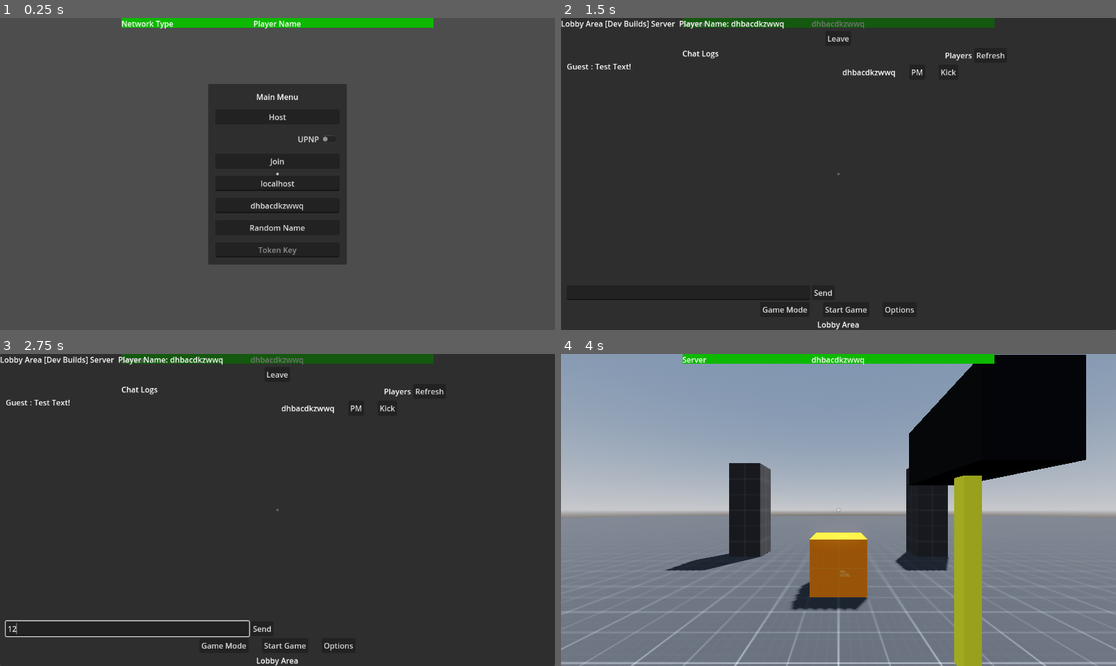
Above: before the commit, frames 1-4 (two rows, left to right).
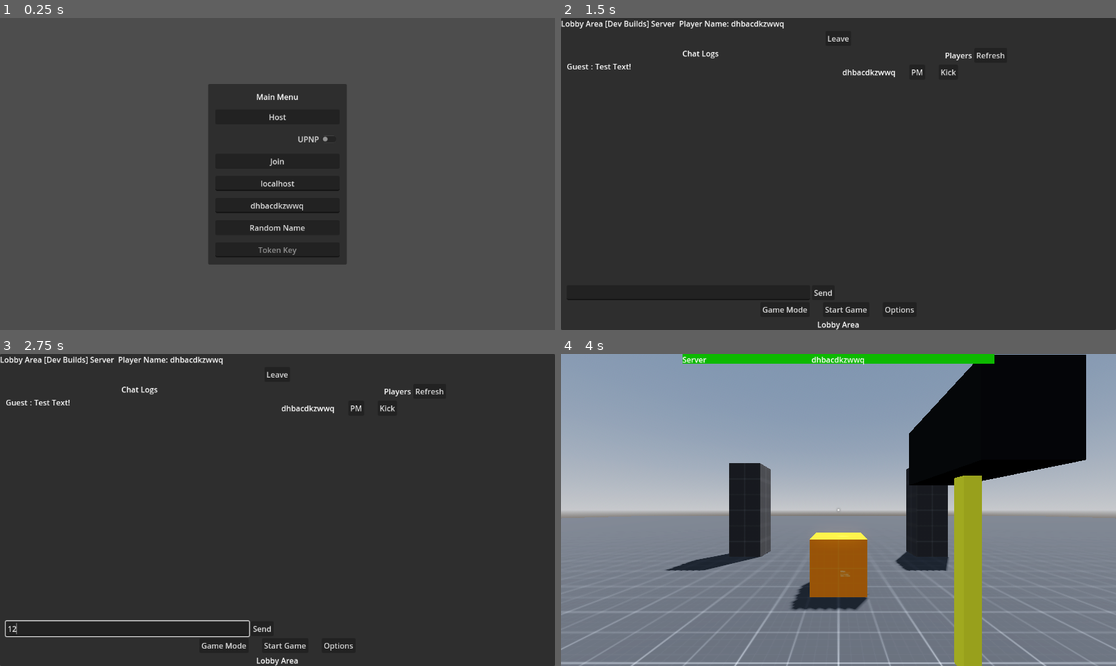
Above: after the commit, the same moments.

Repository: Lightnet/craftgd
Game: Godot game, scene res://maps/main.tscn
Two runs of this game, one before a commit and one after it. Both use one fixed random seed, a clock stepped at 60 frames per second and the inputs below.
Inputs (mouse positions are in pixels of both pictures, inside the frame that each line leads up to):
- Up to frame 1 (0.25 s): no input
- Up to frame 2 (1.5 s): click (838, 248) at 0.52 s; type "12" at 0.6 s; click "Host" at 1.25 s
- Up to frame 3 (2.75 s): click (127, 628) at 2.02 s; type "12" at 2.1 s
- Up to frame 4 (4 s): click "Refresh" at 2.75 s; click "Start Game" at 3.5 s

The runs differ from the first frame. In frame 1, 1.8% of the frame differs, in the area x 21-79%, y 0-51%; in frame 2, 1.6%; in frame 3, 1.6%; in frame 4, nothing differs.

Commit message:
clean up code
handle disconnect event and return main menu.

Diff:
--- a/lobby/game_lobby.gd
+++ b/lobby/game_lobby.gd
@@ -20,13 +20,10 @@
 var playercount = 0
 var oldplayercount = 0
 
-
 # Called when the node enters the scene tree for the first time.
-func _ready():
+#func _ready():
 	#getPlayerList()
-	#setup_connection()
-	pass # Replace with function body.
-
+	#pass
 
 # Called every frame. 'delta' is the elapsed time since the previous frame.
 func _process(_delta):
@@ -38,25 +35,6 @@
 		getPlayerList()
 	pass
 
-func setup_connection():
-	print("Hello SET LOBBY CONNECTION")
-	#get_tree().peer
-
-	#print("has_multiplayer_peer: ",multiplayer.has_multiplayer_peer())
-	#if multiplayer.has_multiplayer_peer() == true:
-		#multiplayer.peer_connected.connect(_player_connected)
-		#multiplayer.peer_disconnected.connect(_player_disconnected)
-	pass
-
-func _player_connected(_id):
-	#update player list
-	print("LOBBY ADDED ID?", _id)
-	getPlayerList()
-
-func _player_disconnected(_id):
-	#update player list
-	getPlayerList()
-
 #@rpc("any_peer")
 func getPlayerList():
 	if UIPlayerlist == null:
@@ -76,10 +54,9 @@
 		var player_row1 = UIPlayerData.instantiate()
 		player_row1.get_node("LPlayerName").text = player_info[p]["name"]
 		UIPlayerlist.add_child(player_row1)
-
-		print("player_info >>:", p)
-		pass
-	print("player list...")
+		#print("player_info >>:", p)
+		#pass
+	#print("player list...")
 
 func _on_btn_redresh_players_pressed():
 	getPlayerList()
@@ -89,7 +66,6 @@
 func _on_visibility_changed():
 	print("_on_visibility_changed")
 	if visible == true:
-		setup_connection()
 		getPlayerList()
 	pass
 
--- a/maps/main.tscn
+++ b/maps/main.tscn
@@ -82,6 +82,7 @@
 alignment = 1
 
 [node name="HUD" type="Control" parent="CanvasLayer"]
+visible = false
 layout_mode = 3
 anchors_preset = 15
 anchor_right = 1.0
--- a/prefabs/players/melee01.gd
+++ b/prefabs/players/melee01.gd
@@ -13,7 +13,7 @@
 		if not melee_anim.is_playing():
 			melee_anim.play("Attack")
 			melee_anim.queue("Return")
-			print("Attack...")
+			#print("Attack...")
 		if melee_anim.current_animation == "Attack":
 			for body in hitbox.get_overlapping_bodies():
 				if body.is_in_group("Enemy"):
--- a/scripts/network.gd
+++ b/scripts/network.gd
@@ -35,7 +35,8 @@
 
 	#add_player(multiplayer.get_unique_id())
 	#print("game server")
-	#upnp_setup()
+	if isupnp:
+		upnp_setup()
 
 func client_join():
 	#main_menu.hide()
@@ -45,6 +46,7 @@
 	multiplayer.multiplayer_peer = enet_peer
 	multiplayer.peer_connected.connect(_player_connected)
 	multiplayer.peer_disconnected.connect(_player_disconnected)
+	multiplayer.server_disconnected.connect(_server_disconnect)
 	#multiplayer.peer_disconnected.connect(return_menu)
 	#print("client")
 
@@ -62,6 +64,12 @@
 	#print("PLAYER: ", player)
 	if player:
 		player.queue_free()
+
+func _server_disconnect():
+	var node_main = get_node_or_null("/root/Main")
+	if node_main:
+		node_main.return_mainmenu()
+	pass
 
 @rpc("any_peer")
 func register_player(info):
@@ -87,13 +95,3 @@
 		"UPNP Port Mapping Failed! Error %s" % discover_result)
 
 	print("Syccess! Join Address: %s" % upnp.query_external_address())
-
-
-#func return_menu(peer_id):
-	#print("server disconnected!", peer_id)
-	#main_menu.show()
-	#hud.hide()
-	#set network null
-	#get_tree().network_peer = null
-	#Input.mouse_mode = Input.MOUSE_MODE_VISIBLE
-	#pass
--- a/scripts/world.gd
+++ b/scripts/world.gd
@@ -47,11 +47,6 @@
 	node.name = "NodeServer"
 	get_node("/root/Main").add_child(node)
 
-	#enet_peer.create_server(PORT)
-	#multiplayer.multiplayer_peer = enet_peer
-	#multiplayer.peer_connected.connect(add_player)
-	#multiplayer.peer_disconnected.connect(remove_player)
-	#add_player(multiplayer.get_unique_id())
 	LNetworkType.text= "Server"
 	LHUDNetworkType.text= "Server"
 	LHUDPlayerName.text = IPlayerName.text
@@ -65,10 +60,6 @@
 	Network.client_join()
 	menu_lobby.show()
 
-	#enet_peer.create_client(address_entry.text,PORT)
-	#multiplayer.multiplayer_peer = enet_peer
-	#multiplayer.peer_disconnected.connect(return_menu)
-
 	var node = Node.new() #for handle remote debug
 	node.name = "NodeClient"
 	get_node("/root/Main").add_child(node)
@@ -78,25 +69,14 @@
 	LHUDPlayerName.text = IPlayerName.text
 	#print("client")
 
-#func add_player(peer_id):
-	#var player = Player.instantiate()
-	#player.name = str(peer_id)
-	#add_child(player)
-	#if player.is_multiplayer_authority():
-		#player.health_change.connect(update_health_bar)
-
-#func remove_player(peer_id):
-	#var player = get_node_or_null(str(peer_id))
-	#if player:
-		#player.queue_free()
-
-#func return_menu(peer_id):
+func return_mainmenu():
 	#print("server disconnected!", peer_id)
-	#main_menu.show()
-	#hud.hide()
+	hud.hide()
+	menu_lobby.hide()
+	main_menu.show()
 	#set network null
 	#get_tree().network_peer = null
-	#Input.mouse_mode = Input.MOUSE_MODE_VISIBLE
+	Input.mouse_mode = Input.MOUSE_MODE_VISIBLE
 	#pass
 
 func update_health_bar(health_value):
@@ -106,36 +86,16 @@
 	if node.is_multiplayer_authority():
 		node.health_change.connect(update_health_bar)
 
-func upnp_setup():
-	var upnp = UPNP.new()
-
-	var discover_result = upnp.discover()
-	assert(discover_result == UPNP.UPNP_RESULT_SUCCESS, \
-		"UPNP Discover Failed! Error %s" % discover_result)
-
-	assert(upnp.get_gateway() and upnp.get_gateway().is_valid_gateway(), \
-		"UPNP Invalid Gateway")
-
-	var map_result = upnp.add_port_mapping(PORT)
-	assert(map_result == UPNP.UPNP_RESULT_SUCCESS, \
-		"UPNP Port Mapping Failed! Error %s" % discover_result)
-
-	print("Syccess! Join Address: %s" % upnp.query_external_address())
-
 func _on_btn_random_name_pressed():
 	var new_word = generate_word(characters, 11)
 	print(new_word)
 	IPlayerName.text = new_word
 
-
 func _on_btn_send_msg_pressed():
-
 	rpc("SendMessage")
 	pass # Replace with function body.
 
-
 @rpc("any_peer", "unreliable")
 func SendMessage(_username, _message):
-
 	print("Hello server?", get_tree().get_multiplayer().is_server())
 	pass
